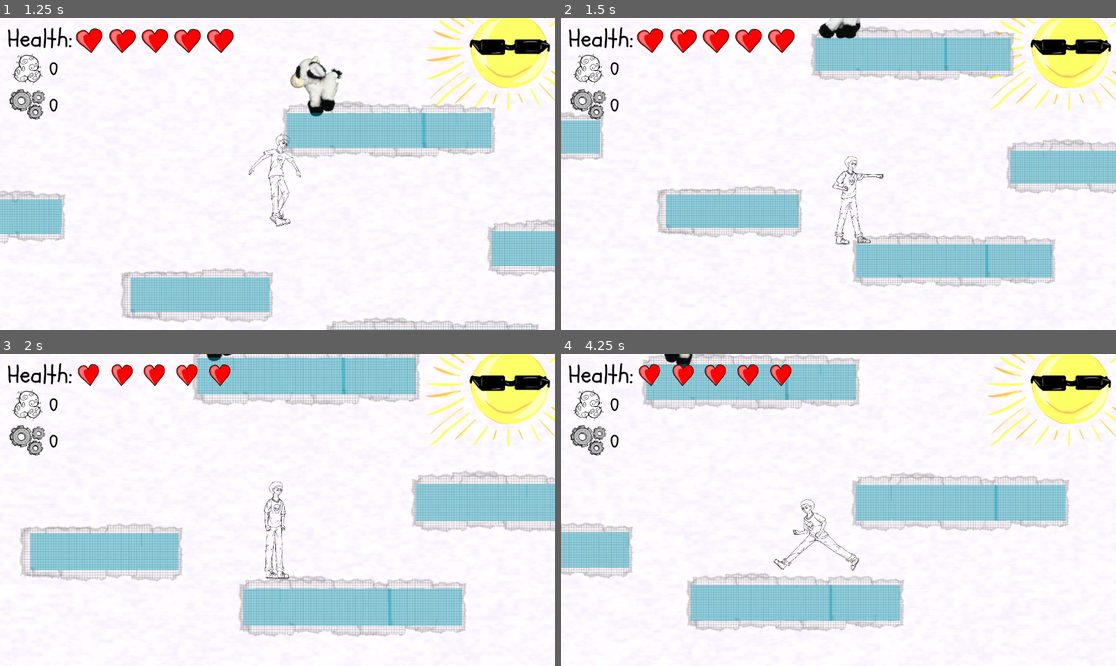
Above: before the commit, frames 1-4 (two rows, left to right).
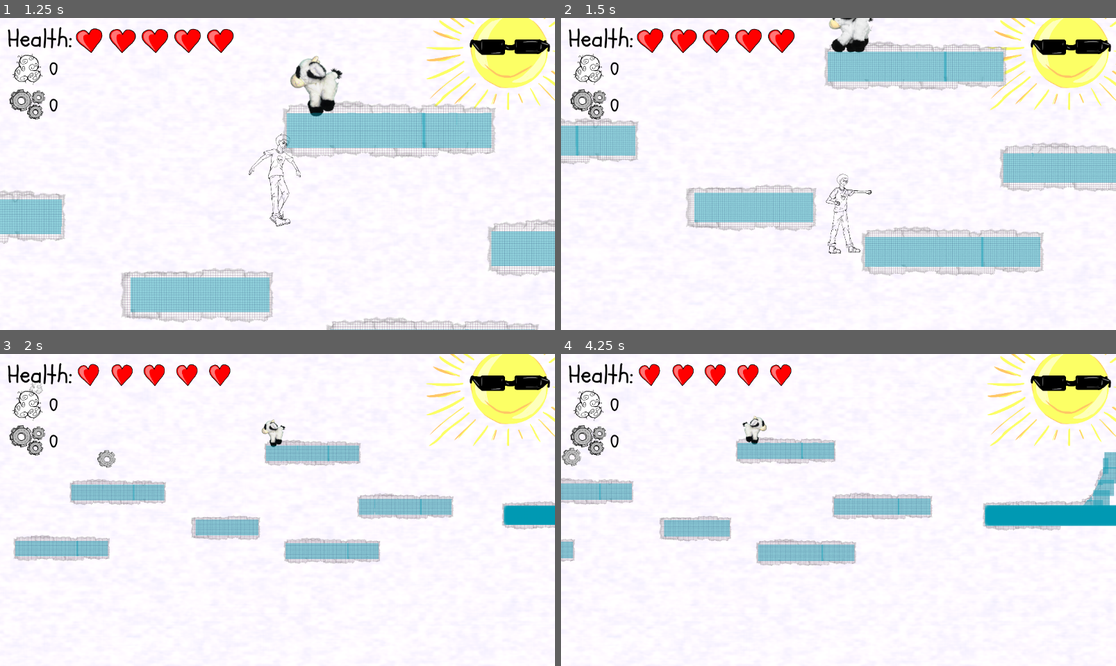
Above: after the commit, the same moments.

Repository: asger-finding/ddu-syds-droemmerejse
Game: Godot game, scene res://Root.tscn
Two runs of this game, one before a commit and one after it. Both use one fixed random seed, a clock stepped at 60 frames per second and the inputs below.
Inputs:
- Up to frame 1 (1.25 s): tap Enter (ui_accept) at 0.5, 0.77 s; hold Right (ui_right) from 0.53 s (still down); tap X (Punch) at 0.6 s
- Up to frame 2 (1.5 s): release Right (ui_right) at 1.28 s; hold Down (ui_down) from 1.28 s (still down); tap X (Punch) at 1.35 s
- Up to frame 3 (2 s): keep holding Down (ui_down); tap Enter (ui_accept) at 1.52 s
- Up to frame 4 (4.25 s): release Down (ui_down) at 2.03 s; hold Right (ui_right) 2.03-2.78 s; tap X (Punch) at 2.1, 2.85, 3.6 s; hold Up (ui_up) 2.78-3.53 s; tap Enter (ui_accept) at 3.02, 3.77 s; hold Left (ui_left) from 3.53 s (still down)

Frame 1 is identical in both runs. In frame 2, 14% of the frame differs, in the area x 0-100%, y 0-87%; in frame 3, 26%, in the area x 2-100%, y 0-91%; in frame 4, 24%.

Commit message:
fix: move_and_slide in _process to prevent stuttering

Diff:
--- a/game/Scripts/Player.gd
+++ b/game/Scripts/Player.gd
@@ -30,7 +30,6 @@
 func _process(delta: float) -> void:
 	if is_alive():
 		if process_stun(delta):
-			move_and_slide()
 			return
 
 		_handle_animation()
@@ -51,7 +50,6 @@
 
 	_handle_jump()
 	_handle_roll()
-
 	_handle_punch()
 	_handle_horizontal_movement(delta)
 
@@ -125,7 +123,6 @@
 func _handle_roll() -> void:
 	if is_rolling:
 		velocity.x = (-1 if _animated_sprite.flip_h else 1) * Global.Constants.ROLL_VELOCITY
-		move_and_slide()
 
 func _start_roll() -> void:
 	is_rolling = true
@@ -207,7 +204,7 @@
 
 	if is_stunned:
 		is_rolling = false
-		var white := (int(floor(stun_time * Global.Constants.FLASH_FREQUENCY)) % 2 == 0) if stun_time > delta else false
+		var white := (int(floor(stun_time * Global.Constants.FLASH_FREQUENCY)) % 2 == 0) if stun_time >= delta else false
 		_animated_sprite.material.set_shader_parameter("white", white)
 	return is_stunned
 
